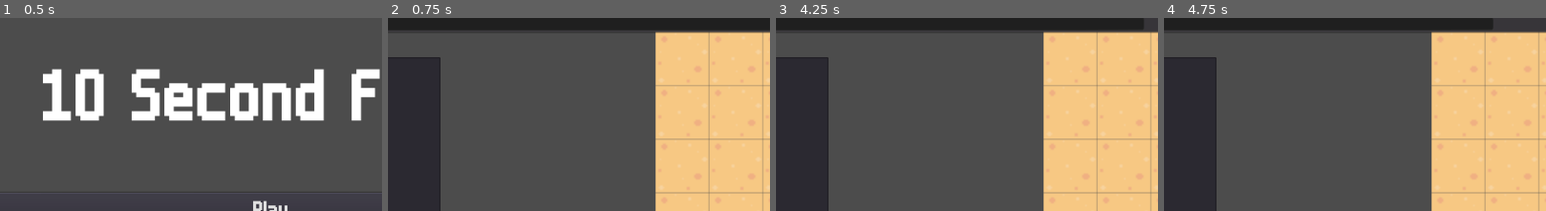
Above: before the commit, frames 1-4 (left to right).
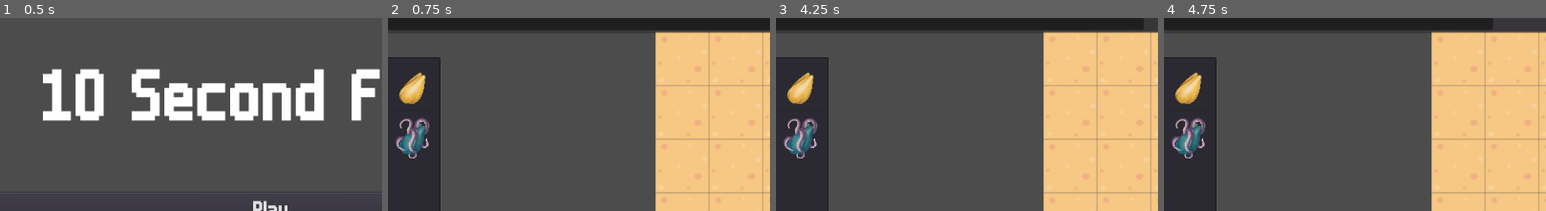
Above: after the commit, the same moments.

Repository: mr-yak/LD51
Game: Godot game, scene res://Scenes/Menu.tscn
Two runs of this game, one before a commit and one after it. Both use one fixed random seed, a clock stepped at 60 frames per second and the inputs below.
Inputs (mouse positions are % of the whole screen's width and height, from its top left):
- Up to frame 1 (0.5 s): no input
- Up to frame 2 (0.75 s): click "Play" at 0.5 s
- Up to frame 3 (4.25 s): move the mouse to (72, 51) at 1.27 s; click (72, 51) at 1.35 s; move the mouse to (30, 63) at 2.02 s; click (30, 63) at 2.1 s; move the mouse to (60, 31) at 2.77 s; click (60, 31) at 2.85 s; move the mouse to (45, 80) at 3.52 s; click (45, 80) at 3.6 s
- Up to frame 4 (4.75 s): move the mouse to (80, 74) at 4.27 s; click (80, 74) at 4.35 s
The pictures show only the part of the screen within x 15-65%, y 12-61%; the shares and areas given below are measured in that part.

Frame 1 is identical in both runs. In frame 2, 1.9% of the frame differs, in the area x 2-11%, y 28-73%; in frame 3, 1.9%; in frame 4, 1.9%.

Commit message:
shopping time

Diff:
--- a/Scenes/Farm.tscn
+++ b/Scenes/Farm.tscn
@@ -1,10 +1,11 @@
-[gd_scene load_steps=7 format=2]
+[gd_scene load_steps=8 format=2]
 
 [ext_resource path="res://Resources/Fonts/Main_Font.tres" type="Theme" id=1]
 [ext_resource path="res://Assets/First Asset pack.png" type="Texture" id=2]
 [ext_resource path="res://Scripts/Timer_Progress.gd" type="Script" id=3]
 [ext_resource path="res://Scripts/MouseFollow.gd" type="Script" id=4]
 [ext_resource path="res://Scripts/Main.gd" type="Script" id=5]
+[ext_resource path="res://Scripts/Shop.gd" type="Script" id=6]
 
 [sub_resource type="TileSet" id=1]
 0/name = "First Asset pack.png 0"
@@ -119,7 +120,9 @@
 margin_right = 74.0
 margin_bottom = 218.0
 fixed_icon_size = Vector2( 64, 64 )
+script = ExtResource( 6 )
 
 [connection signal="item_selected" from="UI/ItemList" to="." method="_on_ItemList_item_selected"]
 [connection signal="nothing_selected" from="UI/ItemList" to="." method="_on_ItemList_nothing_selected"]
 [connection signal="timeout" from="UI/Timer_Progress/Quota_Timer" to="UI/Timer_Progress" method="_on_Quota_Timer_timeout"]
+[connection signal="item_selected" from="UI/Shop" to="UI/Shop" method="_on_Shop_item_selected"]
--- a/Scripts/Main.gd
+++ b/Scripts/Main.gd
@@ -66,6 +66,10 @@
 	inventory.add_icon_item(seeds.texture[seed_num])
 	items_in_list.append(seeds.texture[seed_num])
 
+func unlock(index):
+	print(index)
+	pass
+
 func _on_ItemList_item_selected(index):
 	if mouse.texture != null:
 		inventory.add_icon_item(mouse.texture)
--- a/Scripts/Shop.gd
+++ b/Scripts/Shop.gd
@@ -1,16 +1,12 @@
 extends ItemList
+var seeds = load("res://Resources/seeds.tres")
+
+func _ready():
+	for i in [0,1]:
+		add_icon_item(seeds.texture[i])
 
 
-# Declare member variables here. Examples:
-# var a = 2
-# var b = "text"
 
-
-# Called when the node enters the scene tree for the first time.
-func _ready():
-	pass # Replace with function body.
-
-
-# Called every frame. 'delta' is the elapsed time since the previous frame.
-#func _process(delta):
-#	pass
+func _on_Shop_item_selected(index):
+	get_tree().get_root().get_node("Main").unlock(index)
+	remove_item(index)
